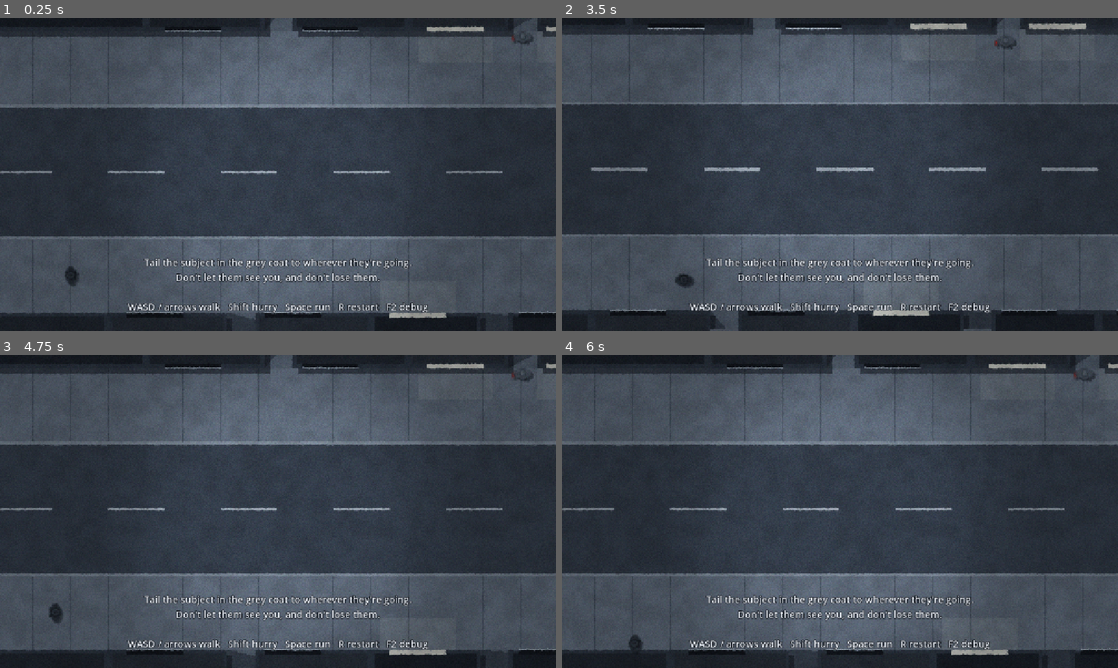
Above: before the commit, frames 1-4 (two rows, left to right).
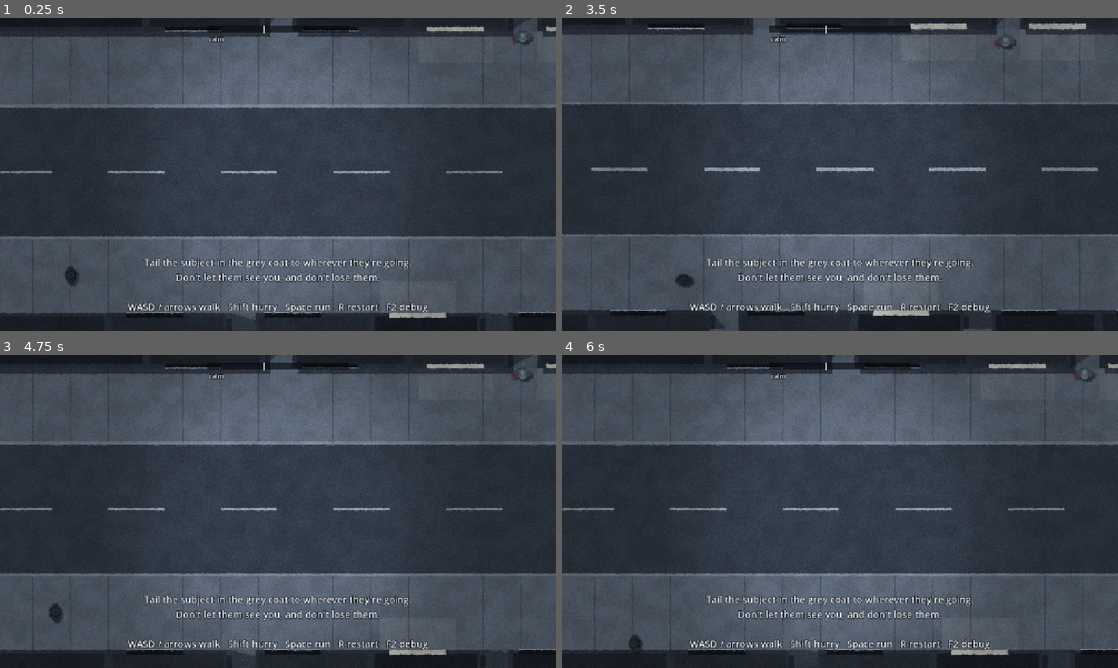
Above: after the commit, the same moments.

Repository: jfacorro/spooks
Game: Godot game, scene res://tailing/tail_street.tscn
The game is run twice, just before and just after one commit, with the same random seed, the same clock (stepped at 60 frames per second) and the same inputs.
Inputs:
- Up to frame 1 (0.25 s): no input
- Up to frame 2 (3.5 s): tap Enter at 0.5 s; hold D (move_right) 0.53-1.28 s; hold Space (run) 0.53-1.28 s; hold S (move_down) 1.28-2.03 s; tap Shift (hurry) at 1.35 s; tap Space (run) at 1.55, 2.85 s; hold D (move_right) 2.03-2.78 s; hold Space (run) 2.03-2.78 s; hold W (move_up) from 2.78 s (still down)
- Up to frame 3 (4.75 s): release W (move_up) at 3.53 s; hold Shift (hurry) 3.53-4.28 s; hold A (move_left) from 3.53 s (still down); tap Space (run) at 3.8, 4.35 s; tap R (restart) at 4.15 s
- Up to frame 4 (6 s): tap R (restart) at 5 s; release A (move_left) at 5.03 s; hold S (move_down) 5.03-5.78 s; hold Space (run) 5.03-5.78 s; hold D (move_right) from 5.78 s (still down); tap Shift (hurry) at 5.85 s

The runs differ from the first frame. In frame 1, 0.3% of the frame differs, in the area x 37-95%, y 2-8%; in frame 2, 0.5%, in the area x 37-81%, y 2-10%; in frame 3, 0.4%; in frame 4, 0.4%.

Commit message:
Show heat and make glances readable after the first playtest
Being inside a look-back cone often changed nothing visible, so it was
hard to tell when a look counted.

- Add a heat meter at the top of the screen, with ticks at wary and
  suspicious. While the subject sees the spy, the meter says SEEN, the
  cone that caught them brightens, and a ring pulses around the spy.
- Make being caught by a glance add heat at once (+8 in the tail zone,
  +15 when close), scaled by modifiers and familiar face.
- Turn the subject's head on a glance: the shoulders twist up to 40°
  and carry the briefcase, the head does the rest, and the legs keep
  walking. Split the body art into legs and upper body, and redraw the
  hat with a lighter brim that points where they look.
- Update the design doc to match.

Co-Authored-By: Claude Opus 5.5 <noreply@anthropic.com>

Diff:
--- a/characters/subject/subject_body.svg
+++ b/characters/subject/subject_body.svg
@@ -1,14 +1,9 @@
 <svg xmlns="http://www.w3.org/2000/svg" width="128" height="128" viewBox="0 0 128 128">
-  <!-- Top-down subject, body only: grey overcoat. The hat and the briefcase are
-       separate sprites on the same canvas so they can move on their own (the
-       hat turns before a look-back; the briefcase shows the subject's
-       posture). Faces right (+X), pivot at the canvas center, drawn at 2x for
-       a Sprite2D scale of 0.5. -->
-  <g id="shoes" fill="#121418">
-    <rect x="80" y="41" width="16" height="12" rx="6"/>
-    <rect x="76" y="75" width="16" height="12" rx="6"/>
-  </g>
-  <ellipse id="coat-skirt" cx="61" cy="64" rx="25" ry="38" fill="#4b535d"/>
+  <!-- Top-down subject, upper body: shoulders and arms of the grey overcoat.
+       Twists toward a look-back while the legs (subject_legs.svg) keep
+       walking. The hat and the briefcase are separate sprites on the same
+       canvas so they can move on their own. Faces right (+X), pivot at the
+       canvas center, drawn at 2x for a Sprite2D scale of 0.5. -->
   <rect id="torso" x="43" y="27" width="42" height="74" rx="21" fill="#6d7681"/>
   <g id="arms" fill="#5b636d">
     <ellipse cx="64" cy="30" rx="16" ry="10.5"/>
--- a/characters/subject/subject_hat.svg
+++ b/characters/subject/subject_hat.svg
@@ -1,10 +1,13 @@
 <svg xmlns="http://www.w3.org/2000/svg" width="128" height="128" viewBox="0 0 128 128">
-  <!-- The subject's light felt hat. Same canvas and pivot as subject_body.svg;
-       the crease and pinches point the way the head is facing, so a turning
-       hat is the tell before a look-back. -->
-  <ellipse id="brim" cx="66" cy="64" rx="27" ry="23" fill="#59626c"/>
-  <ellipse id="band" cx="63" cy="64" rx="18" ry="14" fill="#1b1f24"/>
-  <ellipse id="crown" cx="63" cy="64" rx="15.5" ry="11.5" fill="#7c8590"/>
-  <path id="crease" d="M 51 64 Q 63 61.5 75 64" fill="none" stroke="#3a4048" stroke-width="2.5" stroke-linecap="round"/>
-  <path id="pinches" d="M 71 56 L 75 58.5 M 71 72 L 75 69.5" fill="none" stroke="#3a4048" stroke-width="2" stroke-linecap="round"/>
+  <!-- The subject's light felt hat. The brim is snapped down and longer at the
+       front, so from above the hat points where the head is looking: a hat
+       turned over the shoulder reads as a head turned over the shoulder. It is
+       lighter than the coat so it stands out against the shoulders. Same
+       canvas and pivot as the other subject parts. -->
+  <path id="brim" d="M 37 64 C 37 49 50 42 66 42 C 84 42 97 52 97 64 C 97 76 84 86 66 86 C 50 86 37 79 37 64 Z"
+        fill="#8a939e" stroke="#2c3238" stroke-width="2"/>
+  <ellipse id="band" cx="60" cy="64" rx="17.5" ry="14" fill="#1b1f24"/>
+  <ellipse id="crown" cx="60" cy="64" rx="15" ry="11.5" fill="#a7afb9"/>
+  <path id="crease" d="M 48 64 Q 60 61.5 72 64" fill="none" stroke="#5d656f" stroke-width="2.5" stroke-linecap="round"/>
+  <path id="pinches" d="M 68 56 L 72.5 58.5 M 68 72 L 72.5 69.5" fill="none" stroke="#5d656f" stroke-width="2" stroke-linecap="round"/>
 </svg>
--- /dev/null
+++ b/characters/subject/subject_legs.svg
@@ -0,0 +1,12 @@
+<svg xmlns="http://www.w3.org/2000/svg" width="128" height="128" viewBox="0 0 128 128">
+  <!-- Top-down subject, lower body: shoes and the hem of the grey overcoat.
+       Stays pointed where they walk while the upper body (subject_body.svg)
+       twists to look back. Same canvas and pivot as the other subject parts:
+       faces right (+X), pivot at the canvas center, drawn at 2x for a Sprite2D
+       scale of 0.5. -->
+  <g id="shoes" fill="#121418">
+    <rect x="80" y="41" width="16" height="12" rx="6"/>
+    <rect x="76" y="75" width="16" height="12" rx="6"/>
+  </g>
+  <ellipse id="coat-skirt" cx="61" cy="64" rx="25" ry="38" fill="#4b535d"/>
+</svg>
--- a/tailing/actors/subject.gd
+++ b/tailing/actors/subject.gd
@@ -13,6 +13,8 @@
 
 const M := 48.0
 const CONE_COLOR := Color(0.88, 0.92, 0.96, 0.26)
+## How much brighter the cone gets while it's the one seeing the spy.
+const SPOTTED_BOOST := 1.2
 ## How much faster they walk at each alert level.
 const ALERT_PACE := [1.0, 1.05, 1.1, 1.1]
 ## Seconds between random checks at each alert level: [min, max].
@@ -38,13 +40,20 @@
 @export var look_time := 1.5
 @export var glance_tell := 0.3
 @export var glance_time := 0.6
-## How far over the shoulder a glance turns the head.
+## How far over the shoulder a glance looks, shoulders and head together.
 @export_range(90, 180) var glance_turn_degrees := 135.0
+## Share of a look that the shoulders take; the head turns the rest. The legs
+## keep walking forward.
+@export_range(0.0, 1.0) var shoulder_share := 0.3
+## The most the shoulders twist away from the legs.
+@export_range(0, 90) var max_shoulder_degrees := 40.0
 ## Double back: how far they walk back toward where they came from, in px.
 @export var double_back_min := 10.0 * M
 @export var double_back_max := 20.0 * M
 
 var alert := Alert.CALM
+## Goes up by one each time they start a glance, so each glance can be told apart.
+var glance_count := 0
 ## Names of the route options picked at each fork this attempt.
 var picked_options: Array[String] = []
 
@@ -65,7 +74,7 @@
 var _head := Head.FORWARD
 var _head_time := 0.0
 var _head_side := 1.0
-var _hat := 0.0
+var _gaze := 0.0 # where the head looks, relative to the legs
 var _bolting := false
 var _trail := PackedVector2Array()
 var _back_phase := 0
@@ -75,6 +84,9 @@
 var _case_turn := 0.0
 var _cone_alpha := 0.0
 var _cone_shape := {}
+var _seen_by: Array[String] = [] # kinds of cone that saw the last point checked
+var _spot_glow := 0.0
+var _time := 0.0
 var _entering_block: StreetBlock
 var _rng := RandomNumberGenerator.new()
 
@@ -145,16 +157,18 @@
 	var cones: Array[Dictionary] = []
 	if _mode == Mode.GONE or _mode == Mode.ENTER:
 		return cones
-	cones.append(_cone_info(_facing, forward_degrees))
+	cones.append(_cone_info("forward", _facing, forward_degrees))
 	if _mode == Mode.LOOK and _mode_time > 0.15:
-		cones.append(_cone_info(_facing, look_degrees))
+		cones.append(_cone_info("look", _facing, look_degrees))
 	if _head == Head.GLANCE and _head_time > 0.1:
-		cones.append(_cone_info(_facing + _hat, glance_degrees))
+		cones.append(_cone_info("glance", _facing + _gaze, glance_degrees))
 	return cones
 
 
-## Whether the subject can see `point` right now: inside a cone and in plain view.
+## Whether the subject can see `point` right now: inside a cone and in plain
+## view. Also remembers which cones saw it, so the drawn cone can light up.
 func can_see(point: Vector2) -> bool:
+	_seen_by.clear()
 	for cone in vision():
 		var to: Vector2 = point - cone.origin
 		if to.length() > cone.range:
@@ -162,8 +176,14 @@
 		if to.length() > 1.0 and absf(angle_difference(cone.angle, to.angle())) > cone.half:
 			continue
 		if Occlusion.clear_line(cone.origin, point):
-			return true
-	return false
+			_seen_by.append(cone.kind)
+	return not _seen_by.is_empty()
+
+
+## Whether the last `can_see` check saw the point through this kind of cone:
+## "forward", "look" or "glance".
+func caught_by(kind: String) -> bool:
+	return _seen_by.has(kind)
 
 
 ## Where they're headed (radians), for the last-seen marker.
@@ -320,6 +340,7 @@
 
 
 func _begin_glance() -> void:
+	glance_count += 1
 	_head_side = 1.0 if _rng.randf() < 0.5 else -1.0
 	_head = Head.GLANCE_TELL
 	_head_time = 0.0
@@ -414,19 +435,22 @@
 				_head = Head.GLANCE
 				_head_time = 0.0
 		Head.GLANCE:
+			# A quick but human turn: most of the way round in about 0.2 s.
 			target = _head_side * deg_to_rad(glance_turn_degrees)
-			rate = 25.0
+			rate = 14.0
 			if _head_time >= glance_time:
 				_head = Head.GLANCE_RETURN
 				_head_time = 0.0
 		Head.GLANCE_RETURN:
-			if _head_time >= 0.25:
+			if _head_time >= 0.3:
 				_head = Head.FORWARD
-	_hat = lerpf(_hat, target, 1.0 - exp(-rate * delta))
-
-
-# Posture: the briefcase swings while they're calm, is held still when they're
-# wary, and is clutched to the chest once they're suspicious.
+	_gaze = lerpf(_gaze, target, 1.0 - exp(-rate * delta))
+
+
+# A look turns the shoulders part of the way and the head the rest, while the
+# legs keep pointing where they walk. Posture: the briefcase swings while
+# they're calm, is held still when they're wary, and is clutched to the chest
+# once they're suspicious; it moves with the shoulders.
 func _update_figure(delta: float) -> void:
 	var swing := sin(_stride / 34.0 * PI) * 2.5 * clampf(_speed / walk_speed, 0.0, 1.0)
 	var offset := Vector2(swing, 0.0)
@@ -439,11 +463,14 @@
 	var ease_amount := 1.0 - exp(-8.0 * delta) if delta > 0.0 else 1.0
 	_case_offset = _case_offset.lerp(offset, ease_amount)
 	_case_turn = lerpf(_case_turn, turn, ease_amount)
+	var limit := deg_to_rad(max_shoulder_degrees)
+	var shoulders := clampf(_gaze * shoulder_share, -limit, limit)
 	for figure in [_figure, _shadow]:
 		figure.rotation = _facing
-		figure.get_node("Hat").rotation = _hat
-		figure.get_node("Briefcase").position = _case_offset
-		figure.get_node("Briefcase").rotation = _case_turn
+		figure.get_node("Body").rotation = shoulders
+		figure.get_node("Hat").rotation = _gaze
+		figure.get_node("Briefcase").position = _case_offset.rotated(shoulders)
+		figure.get_node("Briefcase").rotation = shoulders + _case_turn
 
 
 # The pale cone is drawn only while they're deliberately checking: a look-back,
@@ -451,14 +478,17 @@
 func _update_cone(delta: float) -> void:
 	var shape := {}
 	if _mode == Mode.LOOK and _mode_time > 0.15:
-		shape = _cone_info(_facing, look_degrees)
+		shape = _cone_info("look", _facing, look_degrees)
 	elif _head == Head.GLANCE and _head_time > 0.1:
-		shape = _cone_info(_facing + _hat, glance_degrees)
+		shape = _cone_info("glance", _facing + _gaze, glance_degrees)
 	elif _mode == Mode.DOUBLE_BACK and _back_phase >= 1:
-		shape = _cone_info(_facing, forward_degrees)
+		shape = _cone_info("forward", _facing, forward_degrees)
 	if not shape.is_empty():
 		_cone_shape = shape
 	_cone_alpha = move_toward(_cone_alpha, 1.0 if not shape.is_empty() else 0.0, 8.0 * delta)
+	var spotting := not shape.is_empty() and _seen_by.has(shape.kind)
+	_spot_glow = move_toward(_spot_glow, 1.0 if spotting else 0.0, (10.0 if spotting else 4.0) * delta)
+	_time += delta
 	_cone.queue_redraw()
 
 
@@ -466,11 +496,12 @@
 	if _cone_alpha <= 0.0 or _cone_shape.is_empty():
 		return
 	var fan := Occlusion.fan(global_position, _cone_shape.angle, _cone_shape.half, _cone_shape.range)
-	var tint := Color(CONE_COLOR, CONE_COLOR.a * _cone_alpha)
+	var pulse := 0.75 + 0.25 * sin(_time * 16.0)
+	var tint := Color(CONE_COLOR, CONE_COLOR.a * _cone_alpha * (1.0 + SPOTTED_BOOST * _spot_glow * pulse))
 	var colors := PackedColorArray([tint, tint, tint])
 	for i in range(1, fan.size() - 1):
 		_cone.draw_primitive(PackedVector2Array([fan[0], fan[i], fan[i + 1]]), colors, PackedVector2Array())
 
 
-func _cone_info(angle: float, degrees: float) -> Dictionary:
-	return {"origin": global_position, "angle": angle, "half": deg_to_rad(degrees) / 2.0, "range": vision_range}
+func _cone_info(kind: String, angle: float, degrees: float) -> Dictionary:
+	return {"kind": kind, "origin": global_position, "angle": angle, "half": deg_to_rad(degrees) / 2.0, "range": vision_range}
--- a/tailing/actors/subject.tscn
+++ b/tailing/actors/subject.tscn
@@ -4,6 +4,7 @@
 [ext_resource type="Texture2D" path="res://characters/subject/subject_body.svg" id="2_body"]
 [ext_resource type="Texture2D" path="res://characters/subject/subject_briefcase.svg" id="3_case"]
 [ext_resource type="Texture2D" path="res://characters/subject/subject_hat.svg" id="4_hat"]
+[ext_resource type="Texture2D" path="res://characters/subject/subject_legs.svg" id="5_legs"]
 
 [node name="Subject" type="Node2D"]
 z_index = 8
@@ -17,6 +18,12 @@
 [node name="Shadow" type="CanvasGroup" parent="."]
 self_modulate = Color(0, 0, 0.02, 0.45)
 position = Vector2(6, 6)
+
+[node name="Legs" type="Sprite2D" parent="Shadow"]
+self_modulate = Color(0, 0, 0, 1)
+scale = Vector2(0.5, 0.5)
+texture_filter = 4
+texture = ExtResource("5_legs")
 
 [node name="Body" type="Sprite2D" parent="Shadow"]
 self_modulate = Color(0, 0, 0, 1)
@@ -38,6 +45,11 @@
 
 [node name="Figure" type="Node2D" parent="."]
 
+[node name="Legs" type="Sprite2D" parent="Figure"]
+scale = Vector2(0.5, 0.5)
+texture_filter = 4
+texture = ExtResource("5_legs")
+
 [node name="Body" type="Sprite2D" parent="Figure"]
 scale = Vector2(0.5, 0.5)
 texture_filter = 4
--- a/tailing/actors/tail_spy.gd
+++ b/tailing/actors/tail_spy.gd
@@ -3,11 +3,13 @@
 ## The player on the street. Walks at crowd pace by default; hurrying and
 ## running close gaps but draw attention. The body turns to face where it's
 ## going, and only Body and Shadow rotate, so the shadow keeps falling the same
-## way on the world.
+## way on the world. A pale ring pulses around the spy while the subject sees
+## them.
 
 enum Gait { STILL, WALK, HURRY, RUN }
 
 const M := 48.0
+const RING := Color(0.93, 0.95, 0.98)
 
 @export var walk_speed := 1.5 * M
 @export var hurry_speed := 2.5 * M
@@ -20,6 +22,11 @@
 var facing := 0.0
 ## Set when the attempt is over.
 var frozen := false
+## Set by the tail director while the subject can see the spy.
+var spotted := false
+
+var _ring := 0.0
+var _time := 0.0
 
 @onready var _body: Node2D = $Body
 @onready var _shadow: Node2D = $Shadow
@@ -47,6 +54,18 @@
 		facing = lerp_angle(facing, direction.angle(), 1.0 - exp(-turn_speed * delta))
 	_body.rotation = facing
 	_shadow.rotation = facing
+	_time += delta
+	var was := _ring
+	_ring = move_toward(_ring, 1.0 if spotted else 0.0, (10.0 if spotted else 3.0) * delta)
+	if _ring > 0.0 or was > 0.0:
+		queue_redraw()
+
+
+func _draw() -> void:
+	if _ring <= 0.0:
+		return
+	var pulse := 0.5 + 0.5 * sin(_time * 16.0)
+	draw_arc(Vector2.ZERO, 30.0 + 4.0 * pulse, 0.0, TAU, 48, Color(RING, 0.85 * _ring), 3.0, true)
 
 
 func _speed() -> float:
--- /dev/null
+++ b/tailing/hud/heat_meter.gd
@@ -0,0 +1,67 @@
+class_name HeatMeter
+extends Control
+## The subject's heat as a slim bar at the top of the screen, with ticks where
+## they turn wary and suspicious. The part below the current level's floor is
+## solid because it won't cool off; the rest is fainter and drains while the
+## spy stays unseen. While the subject is looking right at the spy, the bar
+## pulses and says SEEN, so it's always clear when a look is counting.
+
+const PALE := Color(0.93, 0.95, 0.98)
+const TRACK := Color(0.02, 0.03, 0.05, 0.6)
+const WIDTH := 320.0
+const HEIGHT := 8.0
+const FONT_SIZE := 15
+
+@export var director: TailDirector
+
+var _shown := 0.0
+var _glow := 0.0
+var _time := 0.0
+
+
+func _ready() -> void:
+	mouse_filter = MOUSE_FILTER_IGNORE
+
+
+func _process(delta: float) -> void:
+	_time += delta
+	_shown = lerpf(_shown, director.heat, 1.0 - exp(-10.0 * delta))
+	_glow = move_toward(_glow, 1.0 if director.seen else 0.0, (8.0 if director.seen else 2.5) * delta)
+	queue_redraw()
+
+
+func _draw() -> void:
+	var bar := Rect2(-WIDTH / 2.0, 0.0, WIDTH, HEIGHT)
+	var pulse := 0.5 + 0.5 * sin(_time * 16.0)
+	draw_rect(bar.grow(4.0), TRACK)
+	# Fill: faint up to the current heat, solid up to the level's floor.
+	var floor_heat := minf(director.heat_floor(), _shown)
+	draw_rect(Rect2(bar.position, Vector2(WIDTH * _shown / 100.0, HEIGHT)), Color(PALE, 0.45 + 0.55 * _glow * pulse))
+	draw_rect(Rect2(bar.position, Vector2(WIDTH * floor_heat / 100.0, HEIGHT)), PALE)
+	for threshold: float in [40.0, 70.0]:
+		var x := bar.position.x + WIDTH * threshold / 100.0
+		draw_line(Vector2(x, -5.0), Vector2(x, HEIGHT + 5.0), Color(PALE, 0.8), 2.0)
+	if _glow > 0.0:
+		draw_rect(bar.grow(4.0 + 2.0 * pulse), Color(PALE, 0.7 * _glow), false, 2.0)
+	var font := ThemeDB.fallback_font
+	var text_y := HEIGHT + 24.0
+	_text(font, Vector2(bar.position.x, text_y), _level_text(), HORIZONTAL_ALIGNMENT_LEFT, 1.0)
+	if _glow > 0.0:
+		_text(font, Vector2(bar.position.x, text_y), "SEEN", HORIZONTAL_ALIGNMENT_RIGHT, _glow)
+	if director.recovering:
+		# A second bar: how far through shaking them off the spy is.
+		var progress := clampf(director.recovery_progress / director.recovery_time, 0.0, 1.0)
+		var under := Rect2(bar.position.x, text_y + 12.0, WIDTH, 4.0)
+		draw_rect(under.grow(2.0), TRACK)
+		draw_rect(Rect2(under.position, Vector2(WIDTH * progress, under.size.y)), PALE)
+
+
+func _level_text() -> String:
+	if director.recovering:
+		return "made: keep them in sight, unseen"
+	return director.alert_name()
+
+
+func _text(font: Font, at: Vector2, text: String, align: HorizontalAlignment, alpha: float) -> void:
+	draw_string_outline(font, at, text, align, WIDTH, FONT_SIZE, 6, Color(0.02, 0.03, 0.05, alpha))
+	draw_string(font, at, text, align, WIDTH, FONT_SIZE, Color(PALE, alpha))
--- a/tailing/tail_director.gd
+++ b/tailing/tail_director.gd
@@ -2,8 +2,8 @@
 extends Node
 ## Runs one tail: heat (how suspicious the subject is of the spy), contact
 ## (whether the spy can still see the subject), and how the attempt ends. Heat
-## has no meter; it shows through grain, vignette and the subject's posture.
-## F2 shows the numbers for playtesting, and R restarts at any time.
+## shows on the heat meter, and through grain, vignette and the subject's
+## posture. F2 shows the exact numbers for playtesting; R restarts any time.
 
 enum Outcome { NONE, LOST, MADE, DONE }
 
@@ -31,6 +31,11 @@
 @export var recovery_time := 10.0
 ## Extra heat, once per look, for being seen inside the closest band.
 @export var too_close_jolt := 40.0
+## Extra heat, once per glance, for being caught by one in the tail zone (10 to
+## 20 m) and when close (4 to 10 m). A glance is too short for the per-second
+## rate alone to matter. Inside 4 m the too-close jolt applies instead.
+@export var glance_jolt_tail := 8.0
+@export var glance_jolt_close := 15.0
 ## Heat lost per second while unseen.
 @export var cool_off := 2.0
 ## Each separate sighting makes the next ones count this much more.
@@ -56,10 +61,12 @@
 
 var _unseen_for := INF
 var _jolted := false
+var _glance_hit := -1
 var _unseen_since_bolt := false
 var _saw_entering := false
 var _shown_heat := 0.0
-var _intro_time := 0.0
+var _clock := 0.0
+var _message_until := 0.0
 
 
 func _ready() -> void:
@@ -68,7 +75,7 @@
 	known_heading = deg_to_rad(subject.start_facing_degrees)
 	subject.entered_building.connect(_on_entered_building)
 	marker.visible = false
-	message.text = INTRO
+	_flash(INTRO, 9.0)
 
 
 func _physics_process(delta: float) -> void:
@@ -84,9 +91,8 @@
 
 
 func _process(delta: float) -> void:
-	_intro_time += delta
-	if outcome == Outcome.NONE:
-		message.modulate.a = clampf(9.0 - _intro_time, 0.0, 1.0)
+	_clock += delta
+	message.modulate.a = clampf(_message_until - _clock, 0.0, 1.0)
 	# Heat shows as a coarser, tighter picture.
 	_shown_heat = lerpf(_shown_heat, heat / 100.0, 1.0 - exp(-2.0 * delta))
 	var material: ShaderMaterial = grain.get_node("Screen").material
@@ -114,6 +120,11 @@
 
 func alert_name() -> String:
 	return ALERT_NAMES[alert]
+
+
+## Heat never cools below this at the current alert level.
+func heat_floor() -> float:
+	return FLOORS[alert]
 
 
 # Contact: a clear line from the spy to the subject, within range. Out of
@@ -142,6 +153,7 @@
 
 func _update_heat(delta: float) -> void:
 	seen = subject.can_see(spy.global_position)
+	spy.spotted = seen
 	heat_rate = 0.0
 	if seen:
 		if _unseen_for >= separate_sighting_after:
@@ -152,7 +164,11 @@
 			heat += too_close_jolt
 			_jolted = true
 		modifier = _modifier()
-		heat_rate = _band_rate(distance) * modifier * (1.0 + familiar_step * (sightings - 1))
+		var familiar := 1.0 + familiar_step * (sightings - 1)
+		if subject.caught_by("glance") and subject.glance_count != _glance_hit:
+			_glance_hit = subject.glance_count
+			heat += _glance_jolt(distance) * modifier * familiar
+		heat_rate = _band_rate(distance) * modifier * familiar
 		heat += heat_rate * delta
 	else:
 		_unseen_for += delta
@@ -165,6 +181,16 @@
 		alert = (alert + 1) as Subject.Alert
 	if alert == Subject.Alert.BURNED and not recovering:
 		_burned()
+
+
+func _glance_jolt(distance: float) -> float:
+	if distance < BANDS[0][0]:
+		return 0.0
+	if distance < BANDS[1][0]:
+		return glance_jolt_close
+	if distance < BANDS[2][0]:
+		return glance_jolt_tail
+	return 0.0
 
 
 func _band_rate(distance: float) -> float:
@@ -209,6 +235,7 @@
 	recovery_progress = 0.0
 	_unseen_since_bolt = false
 	subject.bolt()
+	_flash("They've made you, and they're running.\nKeep them in sight without being seen.", 5.0)
 
 
 func _update_recovery(delta: float) -> void:
@@ -227,6 +254,7 @@
 		heat = FLOORS[Subject.Alert.SUSPICIOUS]
 		alert = Subject.Alert.SUSPICIOUS
 		subject.calm_down()
+		_flash("They think they've shaken you.", 3.0)
 
 
 func _on_entered_building(block: StreetBlock) -> void:
@@ -239,8 +267,9 @@
 func _finish(result: Outcome, block: StreetBlock = null) -> void:
 	outcome = result
 	spy.frozen = true
+	spy.spotted = false
 	marker.visible = false
-	message.modulate.a = 1.0
+	_message_until = INF
 	match result:
 		Outcome.LOST:
 			message.text = "You lost them.\n\nPress R to try again."
@@ -248,3 +277,9 @@
 			message.text = "They made you.\n\nPress R to try again."
 		Outcome.DONE:
 			message.text = "They went into %s.\n\nTail complete. Press R to go again." % block.address
+
+
+# Shows `text` at the bottom of the screen, fading out after `seconds`.
+func _flash(text: String, seconds: float) -> void:
+	message.text = text
+	_message_until = _clock + seconds
--- a/tailing/tail_street.tscn
+++ b/tailing/tail_street.tscn
@@ -17,6 +17,7 @@
 [ext_resource type="PackedScene" path="res://post_process/grain_overlay.tscn" id="15_12x4t"]
 [ext_resource type="Script" path="res://post_process/grain_overlay.gd" id="16_n4d3w"]
 [ext_resource type="Script" path="res://tailing/tail_director.gd" id="17_qui2e"]
+[ext_resource type="Script" path="res://tailing/hud/heat_meter.gd" id="18_heat"]
 
 [sub_resource type="RectangleShape2D" id="RectangleShape2D_8kf65"]
 size = Vector2(48, 720)
@@ -825,6 +826,17 @@
 theme_override_colors/font_outline_color = Color(0.02, 0.03, 0.05, 1)
 theme_override_constants/outline_size = 6
 
+[node name="HeatMeter" type="Control" parent="Hud" node_paths=PackedStringArray("director")]
+anchors_preset = 5
+anchor_left = 0.5
+anchor_right = 0.5
+offset_top = 22.0
+offset_bottom = 22.0
+grow_horizontal = 2
+mouse_filter = 2
+script = ExtResource("18_heat")
+director = NodePath("../../Director")
+
 [node name="Director" type="Node" parent="." unique_id=128414739 node_paths=PackedStringArray("subject", "spy", "grain", "marker", "message")]
 script = ExtResource("17_qui2e")
 subject = NodePath("../Subject")
Not shown, added: characters/subject/subject_legs.svg.import
Not shown, added: tailing/hud/heat_meter.gd.uid
Not shown, changed: docs/design/tailing-prototype.md
